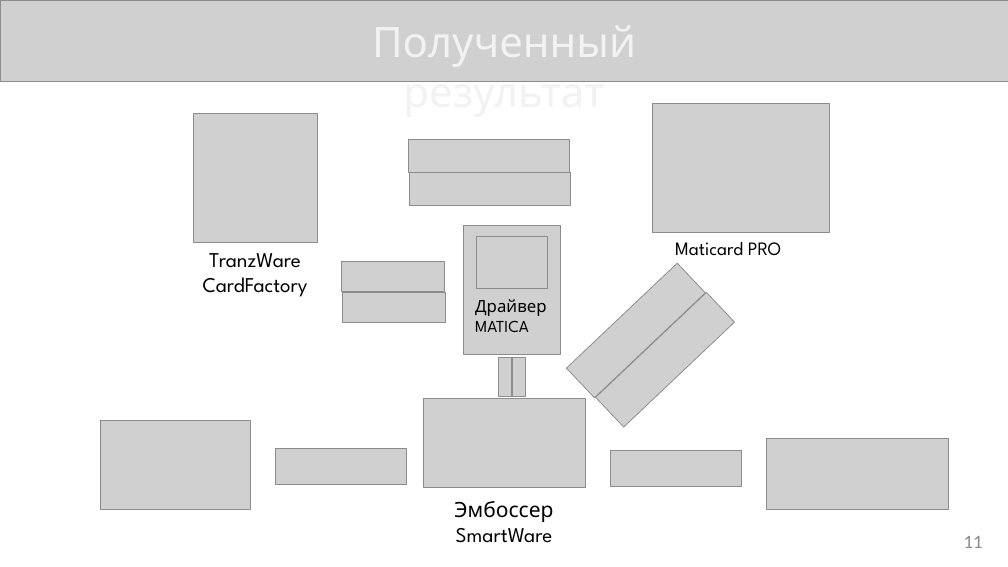
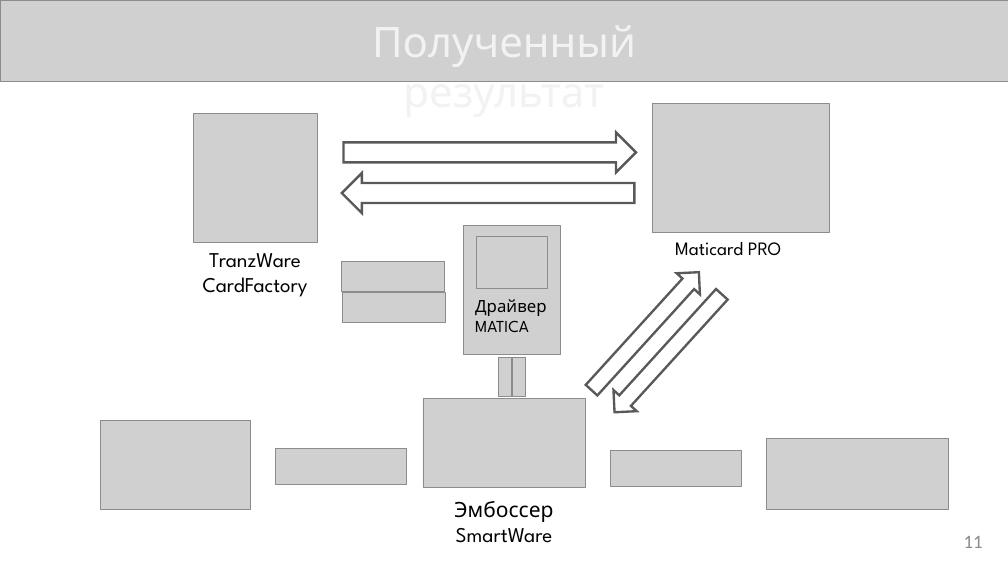
Before and after one commit to KonstantinShemyakin/Diplom, a slide deck: slide 11 of Presentation/NMSTU_Presentation.pptx. Drawn at 1008x567 pixels with LibreOffice and Linux fonts; fonts in the diff are those of the drawing; grey boxes stand for pictures. Boxes give left, top, right and bottom in pixels: in the first picture for what was removed or moved away, otherwise in the second. Text is boxed around its words. In the diff, an @@ line names an element or a change of style, - is before the commit and + after.

```diff
--- a/Presentation/NMSTU_Presentation.pptx
+++ b/Presentation/NMSTU_Presentation.pptx
@@ right arrow added at box(343, 132, 636, 172), outline #595959 2.25 pt @@
@@ picture removed at box(408, 140, 569, 173) @@
@@ right arrow added at box(342, 173, 634, 213), outline #595959 2.25 pt @@
@@ picture removed at box(409, 173, 570, 206) @@
@@ picture removed at box(566, 263, 705, 398) @@
@@ right arrow added at box(580, 262, 711, 401), outline #595959 2.25 pt @@
@@ picture removed at box(596, 293, 735, 427) @@
@@ right arrow added at box(603, 284, 734, 424), outline #595959 2.25 pt @@
```
Also in this commit, not shown: 6 other slides changed, 1 other file.
